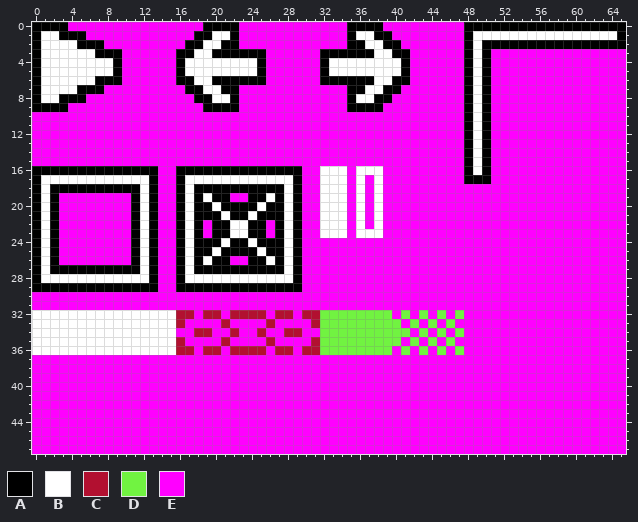
Two versions of one sprite sheet, graphics/menu/menu_elements.png. That is the earlier state.
The file is 66x48 pixels.
Palette (. is transparent): A #000000  B #ffffff  C #b21030  D #71f341  E #ff00ff
Pixels before (only the part around the change), first column x 18:
21 AAABAABAAABAEEBBBEBEBEEEEEEEEEEEEEEEEEEEEEEE
22 AEAABBAAEABAEEBBBEBEBEEEEEEEEEEEEEEEEEEEEEEE
23 AEAABBAAEABAEEBBBEBBBEEEEEEEEEEEEEEEEEEEEEEE
24 AAABAABAAABAEEEEEEEEEEEEEEEEEEEEEEEEEEEEEEEE
25 AABAAAABAABAEEEEEEEEEEEEEEEEEEEEEEEEEEEEEEEE
26 ABAAEEAABABAEEEEEEEEEEEEEEEEEEEEEEEEEEEEEEEE
27 AAAAAAAAAABAEEEEEEEEEEEEEEEEEEEEEEEEEEEEEEEE
28 BBBBBBBBBBBAEEEEEEEEEEEEEEEEEEEEEEEEEEEEEEEE
29 AAAAAAAAAAAAEEEEEEEEEEEEEEEEEEEEEEEEEEEEEEEE
30 EEEEEEEEEEEEEEEEEEEEEEEEEEEEEEEEEEEEEEEEEEEE
31 EEEEEEEEEEEEEEEEEEEEEEEEEEEEEEEEEEEEEEEEEEEE
32 ECCECCCCECCECCDDDDDDDDEDEDEDEDEEEEEEEEEEEEEE
33 EEECEEEECEEEECDDDDDDDDDEDEDEDEEEEEEEEEEEEEEE
34 CCEECEECEECCEEDDDDDDDDDDEDEDEDEEEEEEEEEEEEEE
35 EEECEEEECEEEECDDDDDDDDDEDEDEDEEEEEEEEEEEEEEE
36 ECCECCCCECCECCDDDDDDDDEDEDEDEDEEEEEEEEEEEEEE
37 EEEEEEEEEEEEEEEEEEEEEEEEEEEEEEEEEEEEEEEEEEEE
38 EEEEEEEEEEEEEEEEEEEEEEEEEEEEEEEEEEEEEEEEEEEE
39 EEEEEEEEEEEEEEEEEEEEEEEEEEEEEEEEEEEEEEEEEEEE
40 EEEEEEEEEEEEEEEEEEEEEEEEEEEEEEEEEEEEEEEEEEEE
41 EEEEEEEEEEEEEEEEEEEEEEEEEEEEEEEEEEEEEEEEEEEE
42 EEEEEEEEEEEEEEEEEEEEEEEEEEEEEEEEEEEEEEEEEEEE
43 EEEEEEEEEEEEEEEEEEEEEEEEEEEEEEEEEEEEEEEEEEEE
44 EEEEEEEEEEEEEEEEEEEEEEEEEEEEEEEEEEEEEEEEEEEE
45 EEEEEEEEEEEEEEEEEEEEEEEEEEEEEEEEEEEEEEEEEEEE
46 EEEEEEEEEEEEEEEEEEEEEEEEEEEEEEEEEEEEEEEEEEEE
47 EEEEEEEEEEEEEEEEEEEEEEEEEEEEEEEEEEEEEEEEEEEE
The same view after the edit:
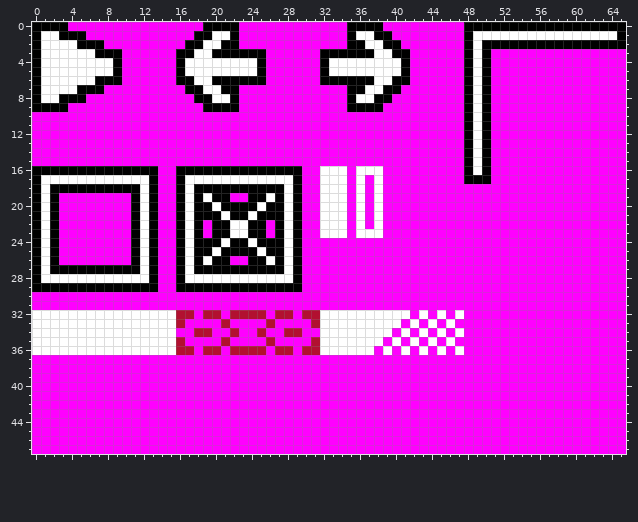
Changes in this commit:
{"y":32,"x":32,"old":"DDDDDDDDED","new":"BBBBBBBBBB"}
{"y":32,"x":43,"old":"D","new":"B"}
{"y":32,"x":45,"old":"D","new":"B"}
{"y":32,"x":47,"old":"D","new":"B"}
{"y":33,"x":32,"old":"DDDDDDDDD","new":"BBBBBBBBB"}
{"y":33,"x":42,"old":"D","new":"B"}
{"y":33,"x":44,"old":"D","new":"B"}
{"y":33,"x":46,"old":"D","new":"B"}
{"y":34,"x":32,"old":"DDDDDDDDDD","new":"BBBBBBBBEB"}
{"y":34,"x":43,"old":"D","new":"B"}
{"y":34,"x":45,"old":"D","new":"B"}
{"y":34,"x":47,"old":"D","new":"B"}
{"y":35,"x":32,"old":"DDDDDDDDD","new":"BBBBBBBEB"}
{"y":35,"x":42,"old":"D","new":"B"}
{"y":35,"x":44,"old":"D","new":"B"}
{"y":35,"x":46,"old":"D","new":"B"}
{"y":36,"x":32,"old":"DDDDDDDD","new":"BBBBBBEB"}
{"y":36,"x":41,"old":"D","new":"B"}
{"y":36,"x":43,"old":"D","new":"B"}
{"y":36,"x":45,"old":"D","new":"B"}
{"y":36,"x":47,"old":"D","new":"B"}
{"label":"changed","picture_box":[320,310,464,355]}
